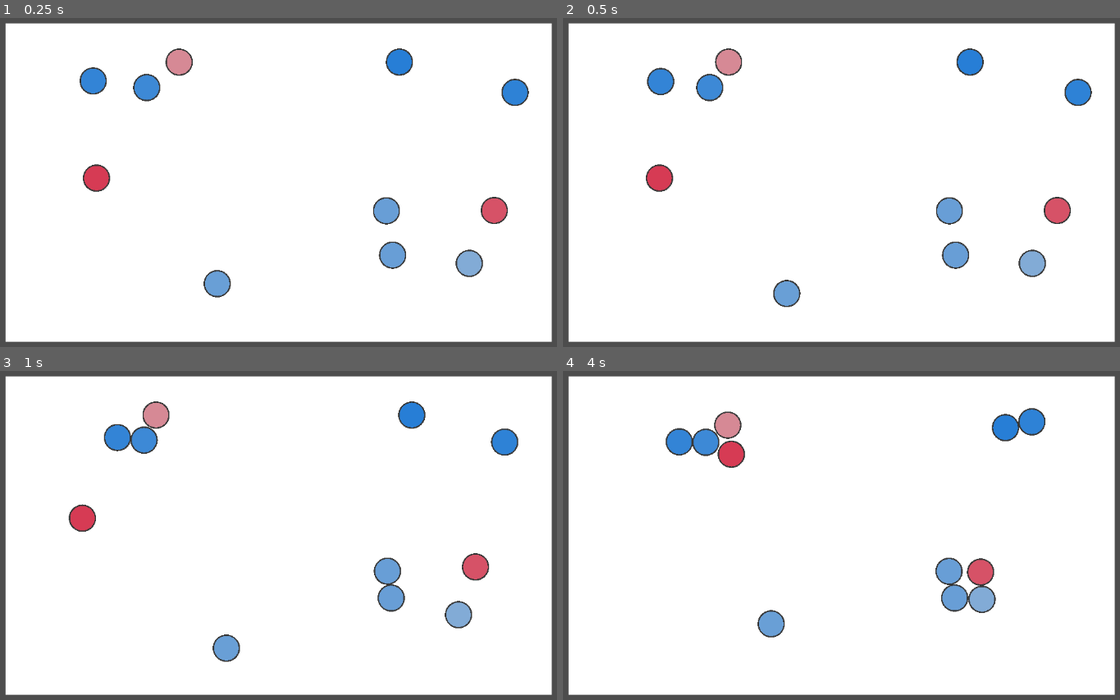
Above: before the commit, frames 1-4 (two rows, left to right).
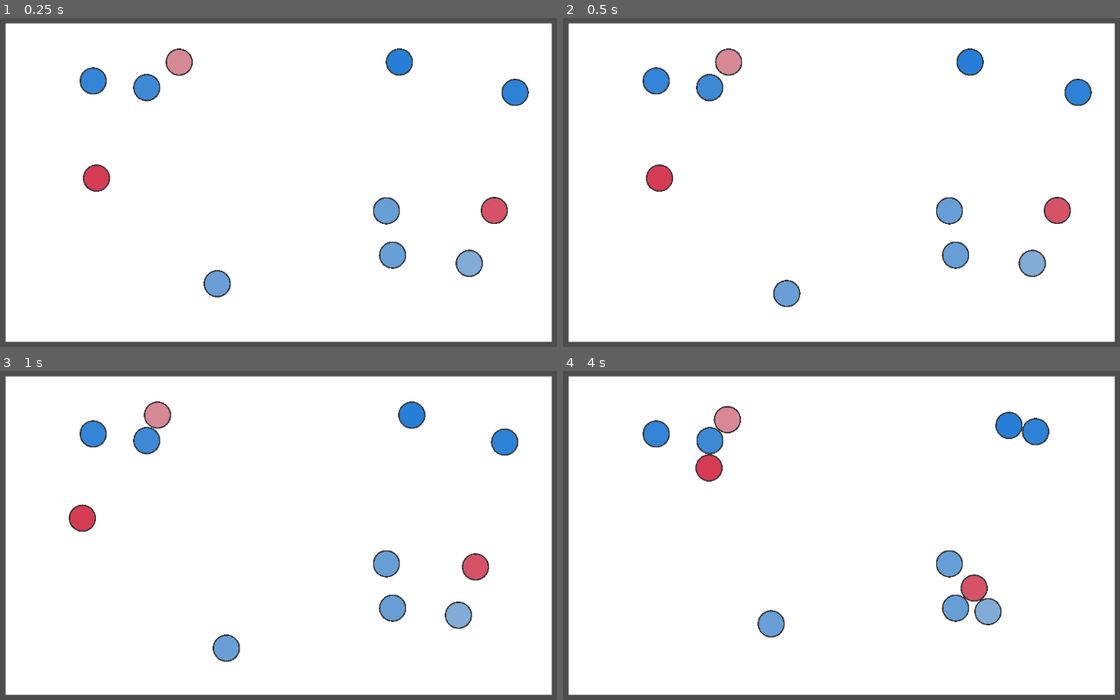
Above: after the commit, the same moments.

Repository: s7eamy/social-bubbles
Game: Godot game, scene res://scenes/levels/test_level/test_level.tscn
Same seed, same stepped clock (60 frames per second), same inputs: the game is played once before the commit and once after it. This scene is started directly instead of the project's main scene.
Inputs:
- Up to frame 1 (0.25 s): no input
- Up to frame 2 (0.5 s): no input
- Up to frame 3 (1 s): no input
- Up to frame 4 (4 s): no input

Frame 1 is identical in both runs. In frame 2, 0.2% of the frame differs, in the area x 14-21%, y 14-24%; in frame 3, 1.6%; in frame 4, 3.7%, in the area x 14-88%, y 10-78%.

Commit message:
feat: implement social distancing between fellows

Diff:
--- a/scenes/unit/unit.gd
+++ b/scenes/unit/unit.gd
@@ -38,9 +38,11 @@
 	if time_since_last_update >= update_interval:
 		var fellow = find_closest_like_minded_unit()
 		if fellow:
-			current_direction = global_position.direction_to(fellow.global_position)
-		else:
-			# if unit is neutral or no fellows
+			if fellow.global_position.distance_to(global_position) <= 120: # stop and influence literacy
+				current_direction = Vector2.ZERO
+			else: # go towards fellow
+				current_direction = global_position.direction_to(fellow.global_position)
+		else: # idle
 			set_brownian_direction()
 		time_since_last_update = 0.0
 
@@ -61,7 +63,7 @@
 func find_closest_like_minded_unit() -> CharacterBody2D:
 	var closest_unit: CharacterBody2D = null
 	var closest_distance: float = INF
-	var area2d = $Area2D
+	var area2d = $FellowRange
 	for body in area2d.get_overlapping_bodies():
 		if body.get_groups().has("units") and body != self:
 			var other_unit = body as CharacterBody2D
--- a/scenes/unit/unit.tscn
+++ b/scenes/unit/unit.tscn
@@ -50,8 +50,8 @@
 mesh = SubResource("SphereMesh_yp810")
 texture = SubResource("GradientTexture2D_j7m3v")
 
-[node name="Area2D" type="Area2D" parent="."]
+[node name="FellowRange" type="Area2D" parent="."]
 monitorable = false
 
-[node name="CollisionShape2D" type="CollisionShape2D" parent="Area2D"]
+[node name="CollisionShape2D" type="CollisionShape2D" parent="FellowRange"]
 shape = SubResource("CircleShape2D_65xxo")
